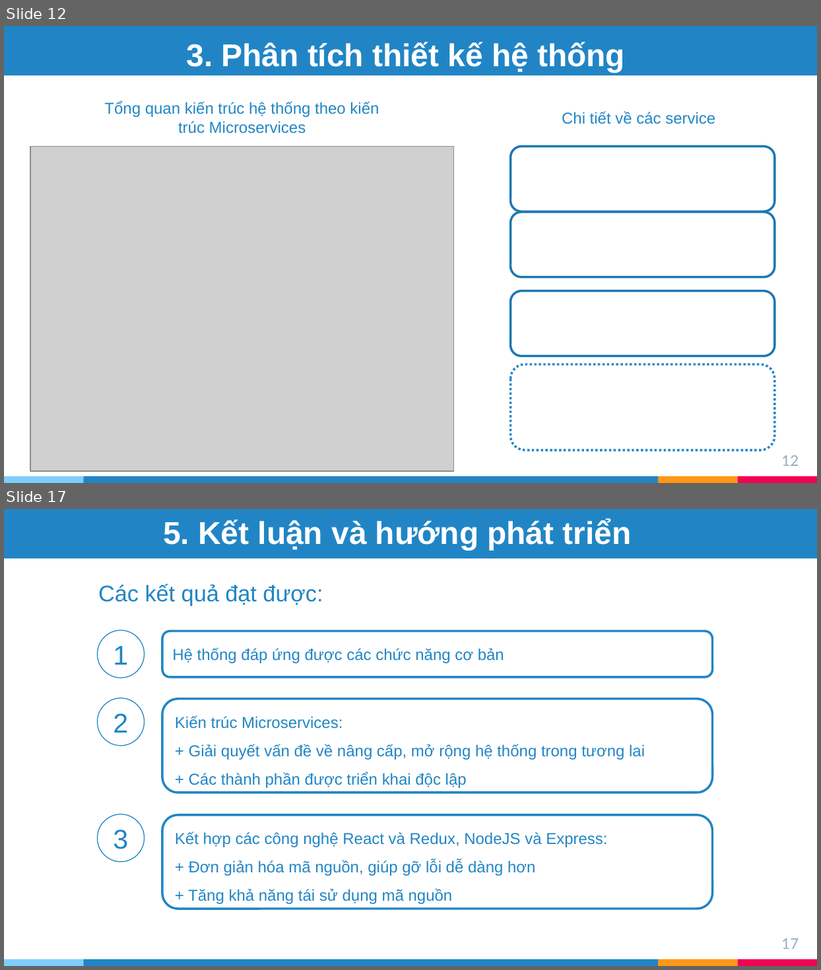
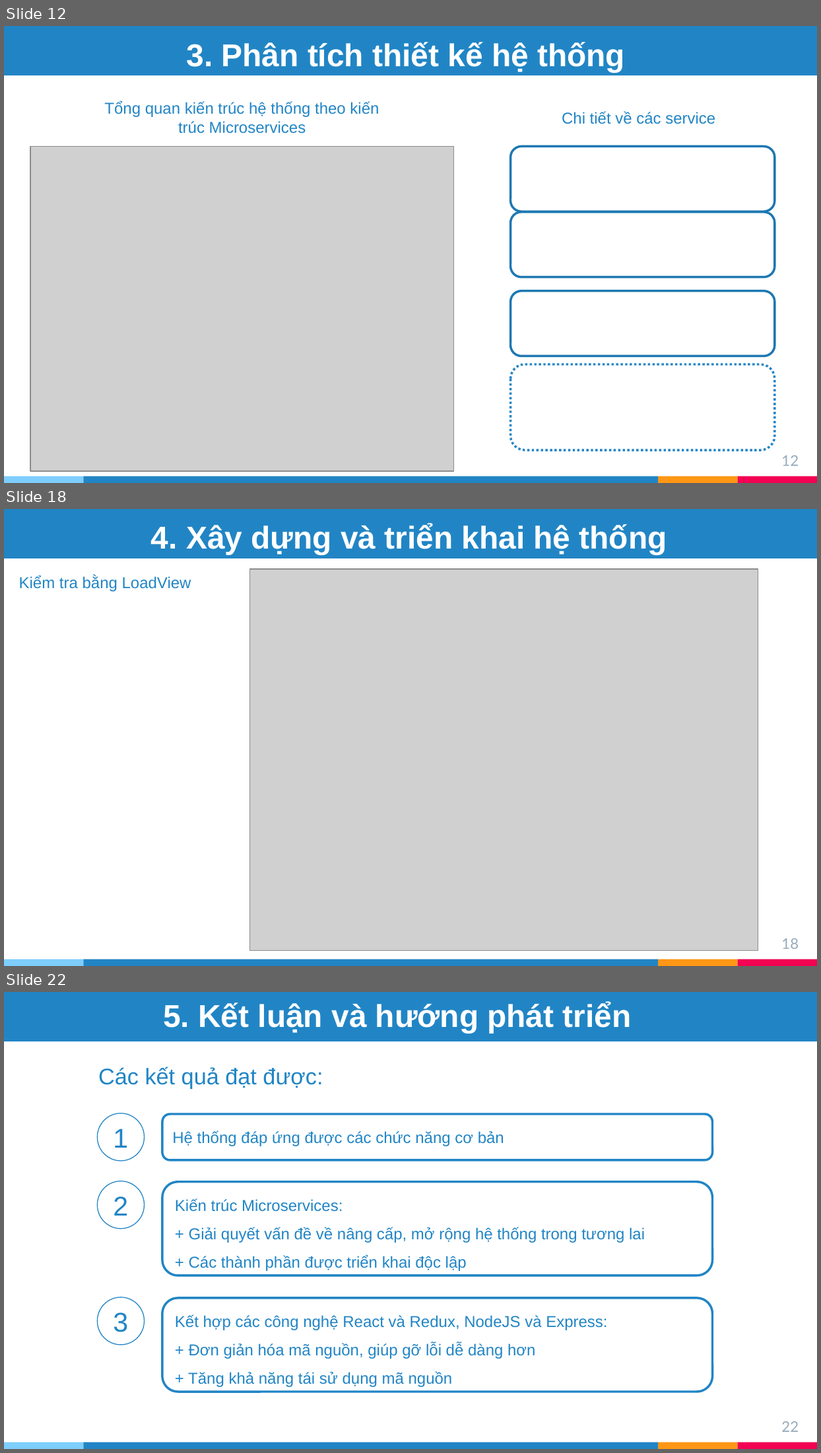
Before and after one commit to tranphuongthao2405/finalproject, a slide deck: report/slide ĐATN - Trần Phương Thảo - 20173383.pptx. Shown one above the other, each under a label of ours: slides 12 and 17 before the commit, slides 12, 18 and 22 after it; the slides between them are not shown. The pictures are 821x970 and 821x1453 pixels, drawn with LibreOffice and Linux fonts; fonts in the diff are those of the drawing; grey boxes stand for pictures. Boxes give left, top, right and bottom in pixels: in the first picture for what was removed or moved away, otherwise in the second. Text is boxed around its words. In the diff, an @@ line names an element or a change of style, - is before the commit and + after.

```diff
--- a/report/slide ĐATN - Trần Phương Thảo - 20173383.pptx
+++ b/report/slide ĐATN - Trần Phương Thảo - 20173383.pptx
@@ slide 18 added at (4, 509, 817, 966), background #FFFFFF; not listed: 4 template elements that a slide beside it also shows @@
@@ rectangle added at (4, 509, 817, 558), fill #2185C5, outline #2185C5 2 pt @@
@@ title added at (151, 524, 667, 555), 28 pt, text #FFFFFF, bold @@
+4. Xây dựng và triển khai hệ thống
@@ text added at (19, 576, 191, 591), 14 pt, text #2185C5 @@
+Kiểm tra bằng LoadView
@@ picture added at (250, 569, 758, 951) @@
@@ page number added at (781, 939, 799, 949), 13 pt, text #97ABBC @@
+18
@@ what was slide 17 is now slide 22 @@
@@ page number at (781, 1422, 799, 1432): text changed @@
-17
+22
```
Also in this commit, not shown: 4 slides changed, 4 other slides added, 2 slides removed, 3 other files.
